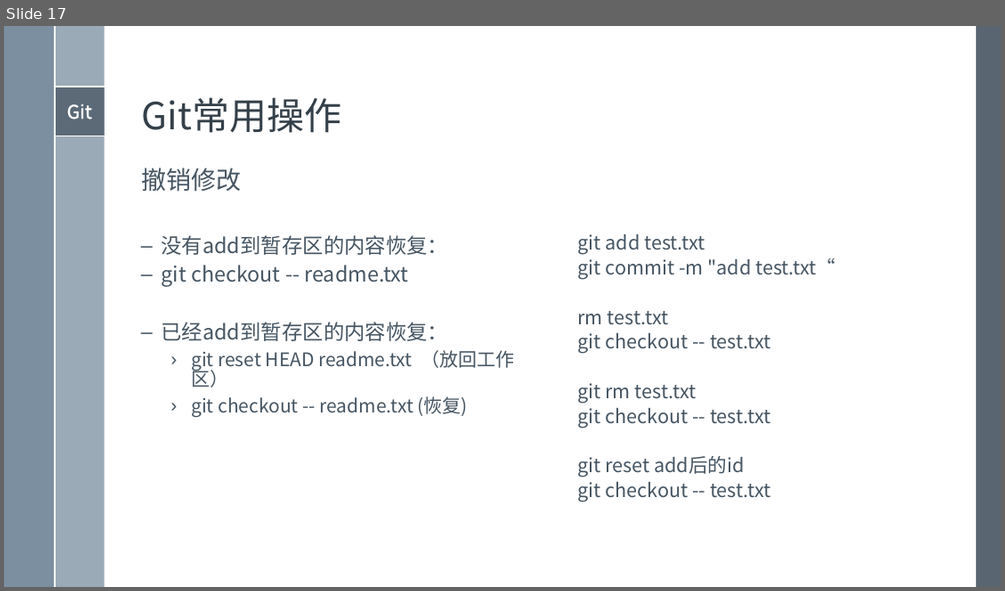
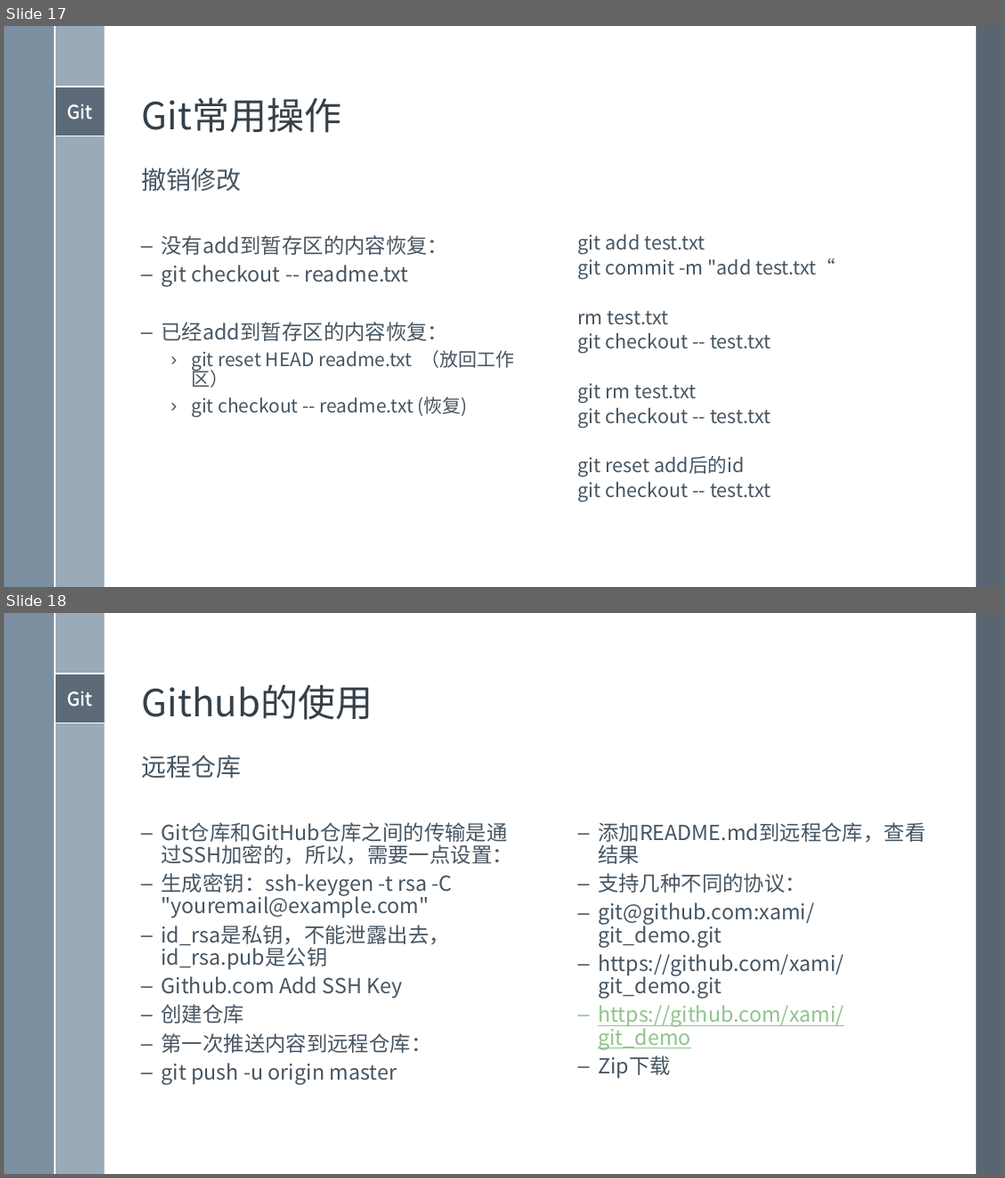
Before and after one commit to xami/joke, a slide deck: docs/windows模板/演示文稿 2.pptx. Shown one above the other, each under a label of ours: slide 17 before the commit, slides 17 and 18 after it. The pictures are 1005x591 and 1005x1178 pixels, drawn with LibreOffice and Linux fonts; fonts in the diff are those of the drawing. Boxes give left, top, right and bottom in pixels: in the first picture for what was removed or moved away, otherwise in the second. Text is boxed around its words. In the diff, an @@ line names an element or a change of style, - is before the commit and + after.

```diff
--- a/docs/windows模板/演示文稿 2.pptx
+++ b/docs/windows模板/演示文稿 2.pptx
@@ slide 18 added at [4, 613, 1001, 1174], background #FFFFFF; not listed: 7 template elements that a slide beside it also shows @@
@@ title added at [142, 684, 372, 720], 36 pt, text #35404A @@
+Github的使用
@@ text added at [142, 755, 242, 778], 24 pt, text #465562 @@
+远程仓库
@@ text added at [598, 822, 925, 1078], 20 pt, text #465562 @@
+  – 添加README.md到远程仓库，查看结果
+  – 支持几种不同的协议：
+  – git@github.com:xami/git_demo.git
+  – https://github.com/xami/git_demo.git
+  – https://github.com/xami/git_demo
+  – Zip下载
@@ text added at [162, 841, 513, 1085], 20 pt, text #465562 @@
+  – Git仓库和GitHub仓库之间的传输是通过SSH加密的，所以，需要一点设置：
+  – 生成密钥：ssh-keygen -t rsa -C "youremail@example.com"
+  – id_rsa是私钥，不能泄露出去，id_rsa.pub是公钥
+  – Github.com Add SSH Key
+  – 创建仓库
+  – 第一次推送内容到远程仓库：
+  – git push -u origin master
```
Also in this commit, not shown: 2 slides changed, 13 other slides added, 9 slides removed, 12 other files.
